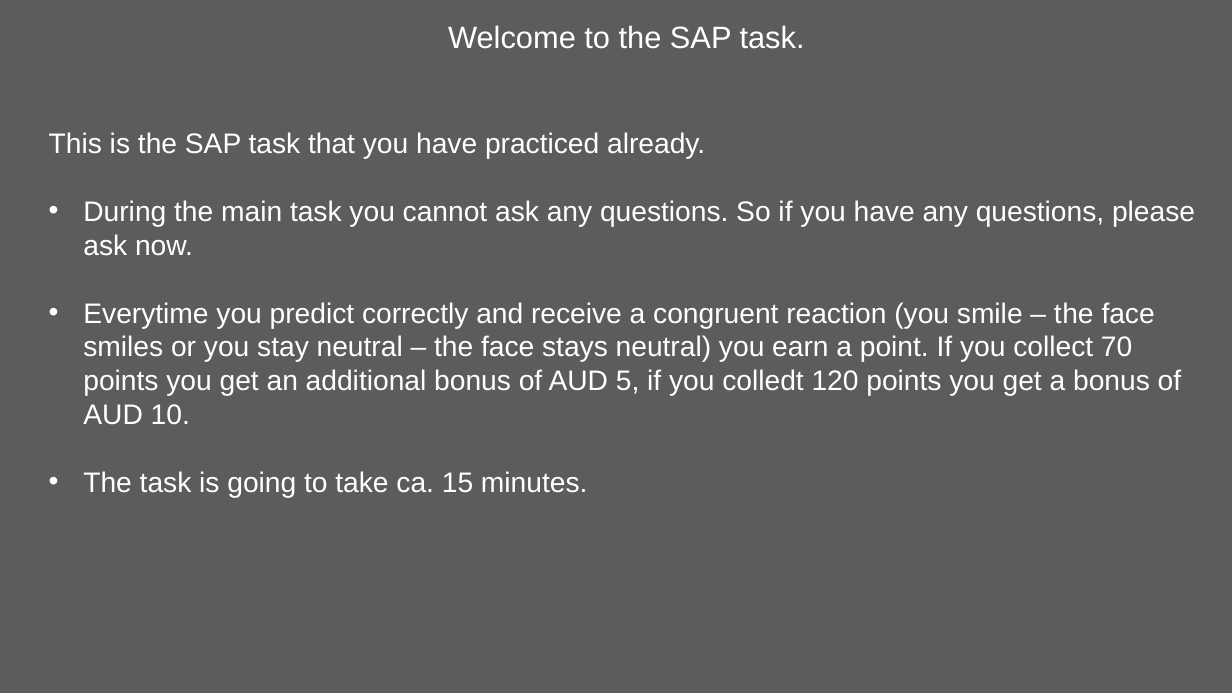
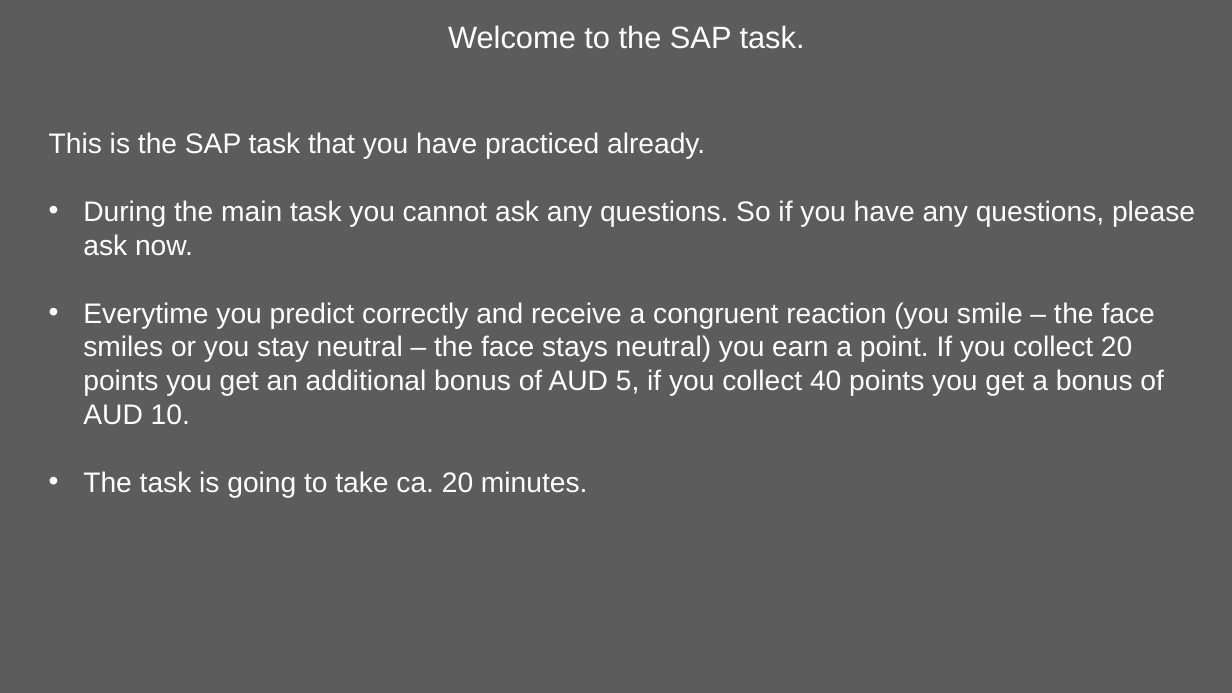
Before and after one commit to kwellstein/social_affective_prediction_task, a slide deck: slide 22 of task/stimuli/originals_SAP_Task.pptx. Drawn at 1232x693 pixels with LibreOffice and Linux fonts; fonts in the diff are those of the drawing. Boxes give left, top, right and bottom in pixels: in the first picture for what was removed or moved away, otherwise in the second. Text is boxed around its words. In the diff, an @@ line names an element or a change of style, - is before the commit and + after.

Commit message:
amended some functions to make task slightly faster. Fixed bugs. Task should run without error now, only to do is fMRI compatibility and responsebox reading

```diff
--- a/task/stimuli/originals_SAP_Task.pptx
+++ b/task/stimuli/originals_SAP_Task.pptx
@@ text at <box>83,302,1163,498</box>: text changed @@
-• Everytime you predict correctly and receive a congruent reaction (you smile – the face smiles or you stay neutral – the face stays neutral) you earn a point. If you collect 70 points you get an additional bonus of AUD 5, if you colledt 120 points you get a bonus of AUD 10.
-• The task is going to take ca. 15 minutes.
+• Everytime you predict correctly and receive a congruent reaction (you smile – the face smiles or you stay neutral – the face stays neutral) you earn a point. If you collect 20 points you get an additional bonus of AUD 5, if you collect 40 points you get a bonus of AUD 10.
+• The task is going to take ca. 20 minutes.
```
Also in this commit, not shown: 20 other files.
